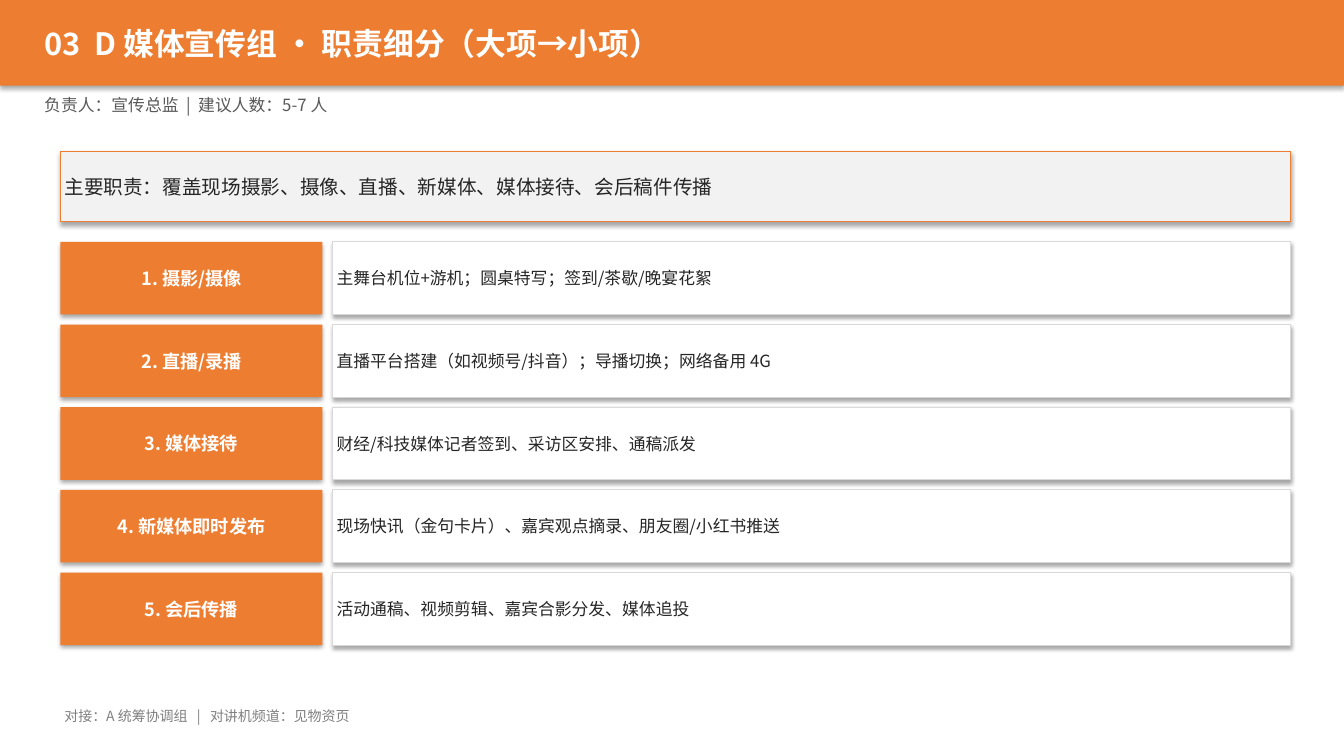
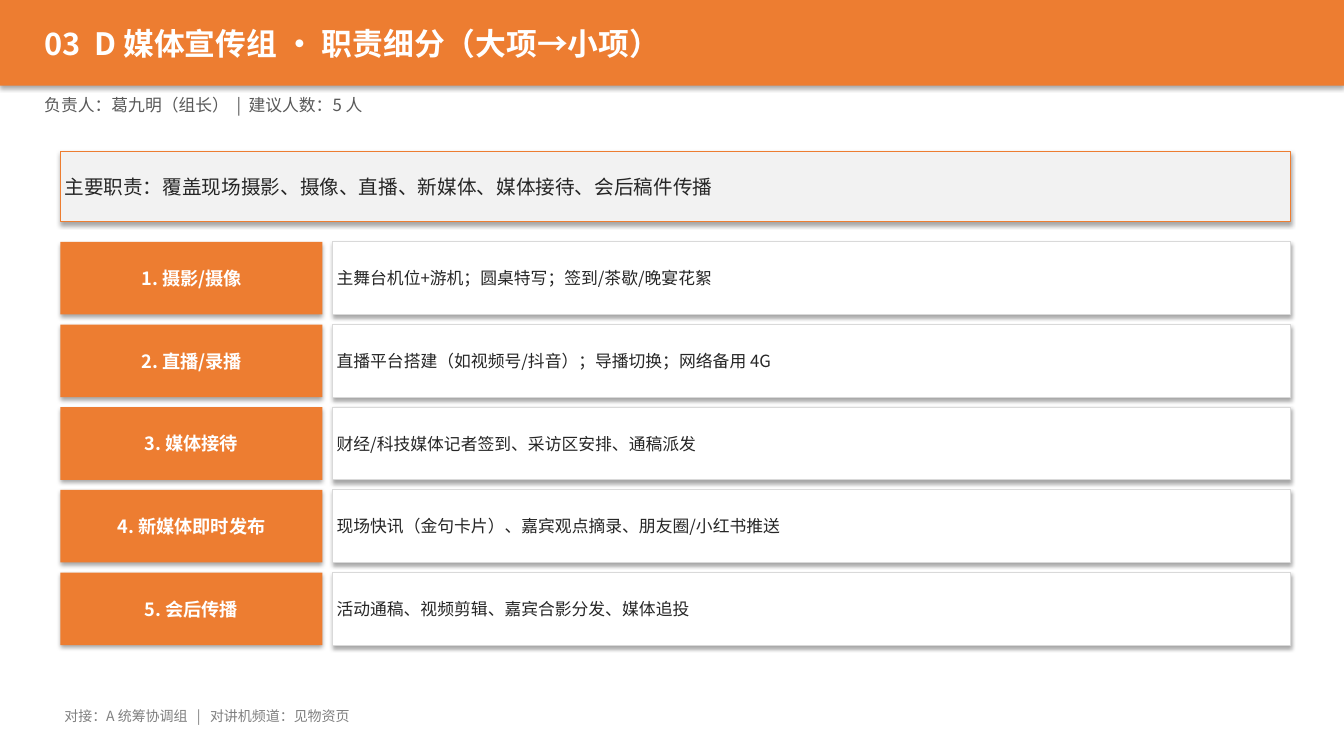
Before and after one commit to hujigang2010-maker/AIDEN, a slide deck: slide 8 of 2026峰会_志愿者分工方案.pptx. Drawn at 1344x756 pixels with LibreOffice and Linux fonts; fonts in the diff are those of the drawing. Boxes give left, top, right and bottom in pixels: in the first picture for what was removed or moved away, otherwise in the second. Text is boxed around its words. In the diff, an @@ line names an element or a change of style, - is before the commit and + after.

```diff
--- a/2026峰会_志愿者分工方案.pptx
+++ b/2026峰会_志愿者分工方案.pptx
@@ text at (44,97,363,113): text changed @@
-负责人：宣传总监 | 建议人数：5-7 人
+负责人：葛九明（组长） | 建议人数：5 人
```
Also in this commit, not shown: 14 other slides changed, 1 slide added, 2 other files.
